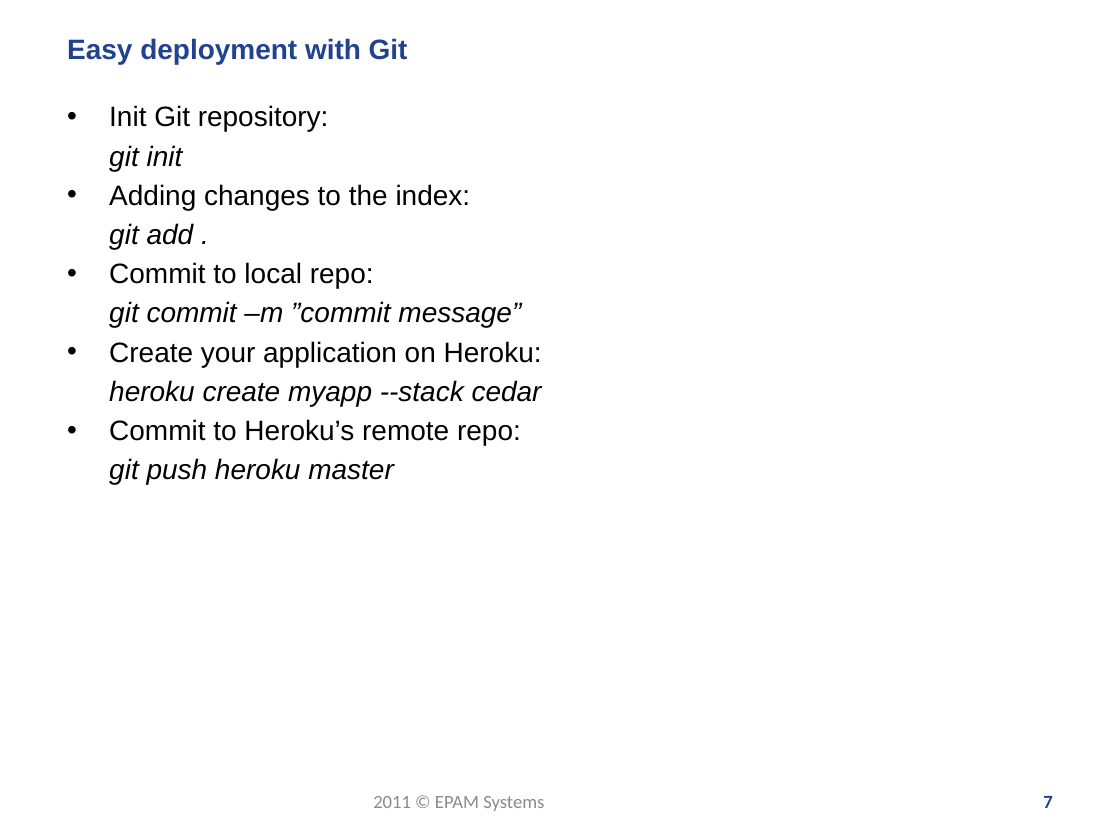
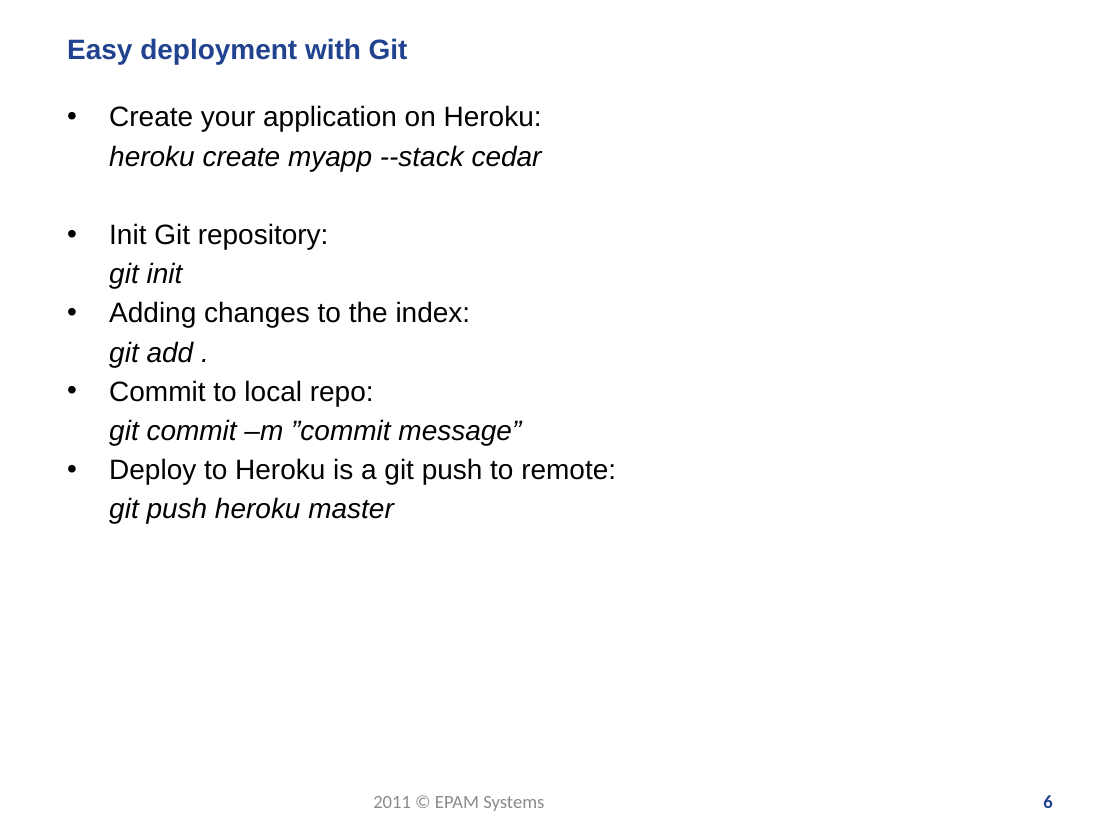
Before and after one commit to zgorbe/Heroku-HelloWorld, a slide deck: slide 6 of Heroku - meetup.pptx (slide 7 before the commit). Drawn at 1120x840 pixels with LibreOffice and Linux fonts; fonts in the diff are those of the drawing; background and template pictures are left out. Boxes give left, top, right and bottom in pixels: in the first picture for what was removed or moved away, otherwise in the second. Text is boxed around its words. In the diff, an @@ line names an element or a change of style, - is before the commit and + after.

Commit message:
Heroku meetup slides ready

```diff
--- a/Heroku - meetup.pptx
+++ b/Heroku - meetup.pptx
@@ text at bbox=[109, 105, 542, 171]: paragraphs added @@
+• Create your application on Heroku:
+heroku create myapp --stack cedar
@@ text at bbox=[109, 458, 616, 484]: text changed @@
-• Create your application on Heroku:
-heroku create myapp --stack cedar
-• Commit to Heroku’s remote repo:
+• Deploy to Heroku is a git push to remote:
@@ page number at bbox=[1043, 795, 1052, 808]: text changed @@
-7
+6
```
Also in this commit, not shown: 10 other slides changed, 1 slide added, 2 slides removed.
